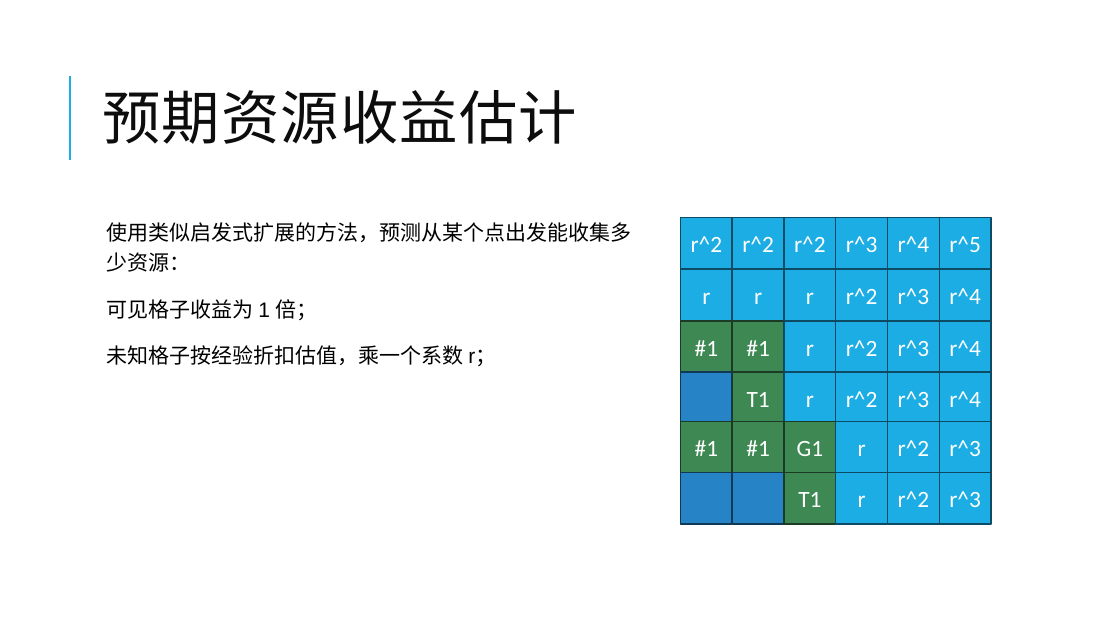
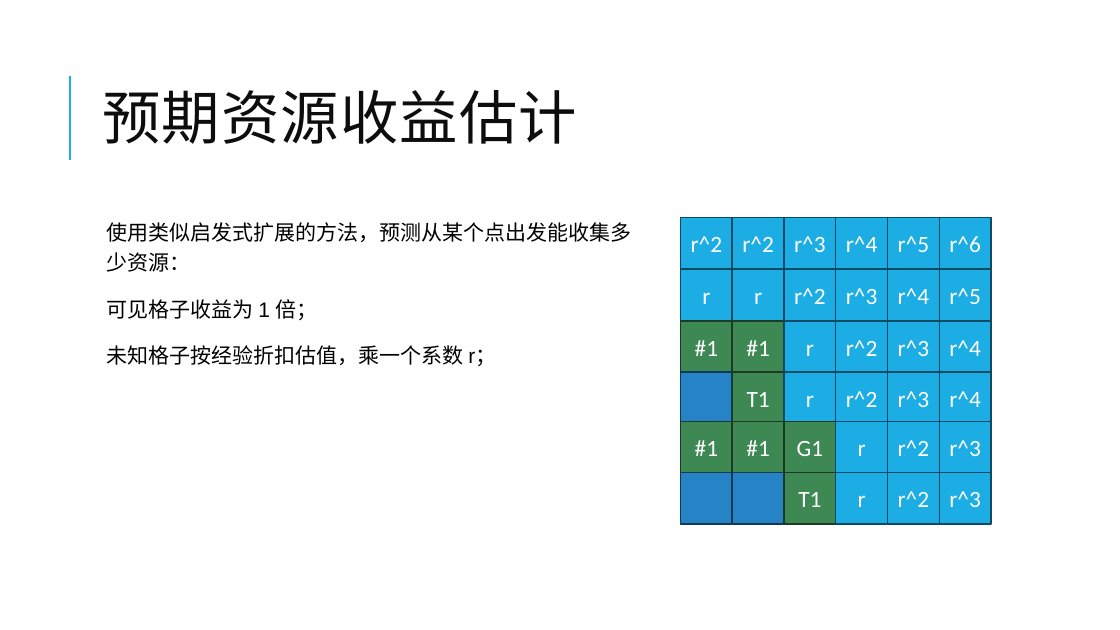
Before and after one commit to 99-wood/Algorithm_Lab, a slide deck: slide 22 of document/算法设计与分析课设汇报.pptx. Drawn at 1120x630 pixels with LibreOffice and Linux fonts; fonts in the diff are those of the drawing. Boxes give left, top, right and bottom in pixels: in the first picture for what was removed or moved away, otherwise in the second. Text is boxed around its words. In the diff, an @@ line names an element or a change of style, - is before the commit and + after.

```diff
--- a/document/算法设计与分析课设汇报.pptx
+++ b/document/算法设计与分析课设汇报.pptx
@@ text in rectangle at bbox=[794, 236, 826, 252]: text changed @@
-r^2
+r^3
@@ text in rectangle at bbox=[846, 236, 878, 252]: text changed @@
-r^3
+r^4
@@ text in rectangle at bbox=[898, 236, 930, 252]: text changed @@
-r^4
+r^5
@@ text in rectangle at bbox=[949, 236, 981, 252]: text changed @@
-r^5
+r^6
@@ text in rectangle at bbox=[794, 288, 826, 304]: text changed @@
-r
+r^2
@@ text in rectangle at bbox=[846, 288, 878, 304]: text changed @@
-r^2
+r^3
@@ text in rectangle at bbox=[898, 288, 930, 304]: text changed @@
-r^3
+r^4
@@ text in rectangle at bbox=[949, 288, 981, 304]: text changed @@
-r^4
+r^5
```
Also in this commit, not shown: 8 other files.
